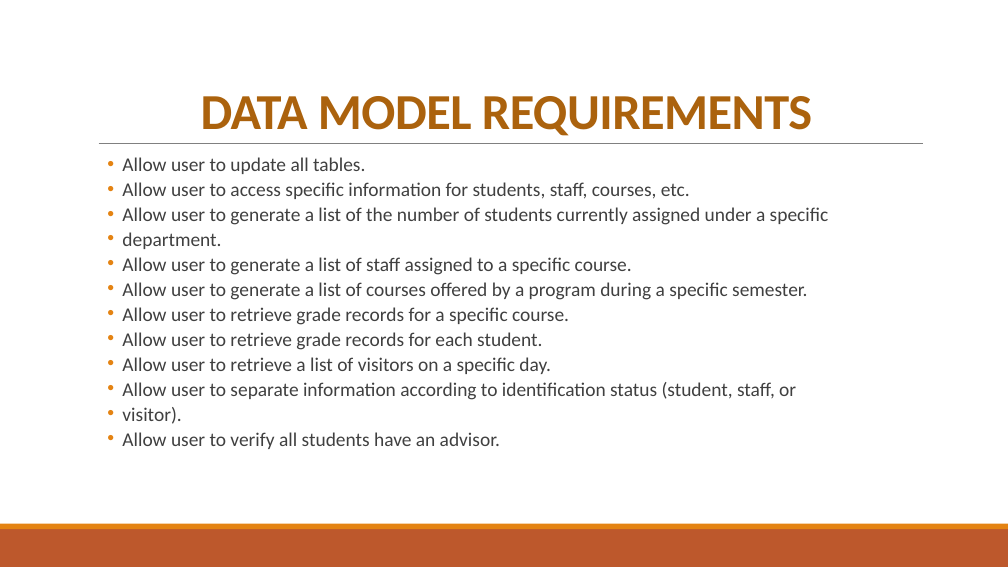
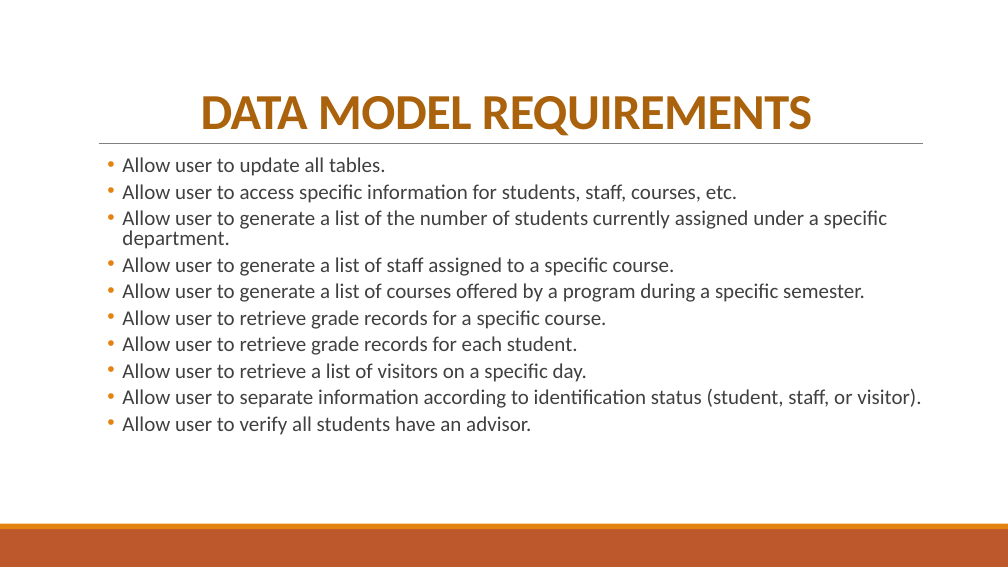
Before and after one commit to dellathefella/COSC457Project, a slide deck: slide 6 of Documentation/BCCC Presentation.pptx. Drawn at 1008x567 pixels with LibreOffice and Linux fonts; fonts in the diff are those of the drawing. Boxes give left, top, right and bottom in pixels: in the first picture for what was removed or moved away, otherwise in the second. Text is boxed around its words. In the diff, an @@ line names an element or a change of style, - is before the commit and + after.

```diff
--- a/Documentation/BCCC Presentation.pptx
+++ b/Documentation/BCCC Presentation.pptx
@@ text at box(122, 157, 865, 435): size 18.5 to 20 pt in "Allow user to update all tables.", "Allow user to access specific information for ...", "Allow user to generate a list of ...", "Allow user to generate a list of ..." and 4 more places @@
@@ text at box(122, 210, 887, 249): text changed; size 18.5 to 20 pt @@
-  • Allow user to generate a list of the number of students currently assigned under a specific
-  • department.
+  • Allow user to generate a list of the number of students currently assigned under a specific department.
@@ text at box(122, 389, 921, 408): text changed; size 18.5 to 20 pt @@
-  • Allow user to separate information according to identification status (student, staff, or
-  • visitor).
+  • Allow user to separate information according to identification status (student, staff, or visitor).
```
Also in this commit, not shown: 4 other slides changed.
